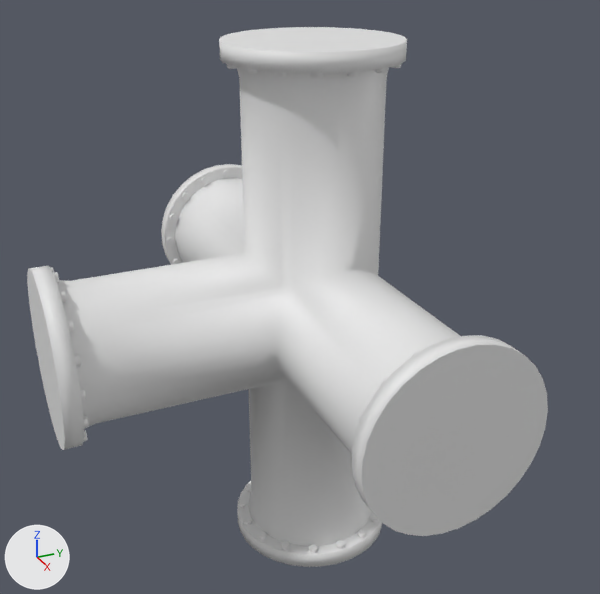
One commit to the OBJ model models/pipeworks_pipe_9.obj: the scene before it, then after it.
Rendered twice from a 50 mm camera at (1.315, -0.616, 0.685) aimed at (-0.017, -0.016, 0.019). Every picture has the same lights, and +X, +Y and +Z are marked at lower left. Where no turn or scale is listed for an object, it has been applied to the vertices.

Objects in the first picture: 'Pipe_Cylinder.002'.
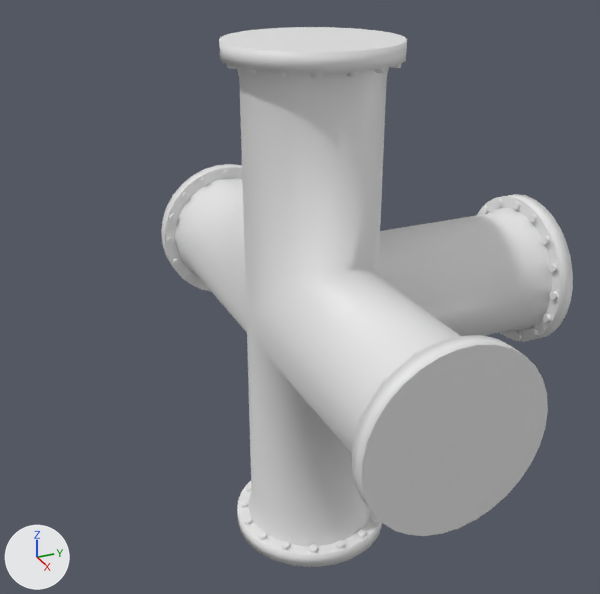
Boxes [x1, y1, x2, y2] around the edits, measured in the pictures (600 x 594 px; the box of a moved part takes in the faces that stretch with it):
'Pipe_Cylinder.002', reshaped (21% narrower): before [27, 27, 548, 567]; after [161, 27, 573, 567]
part 1 of me_pipe_cylinder_002, moved or reshaped: before [27, 265, 84, 450]; after [477, 194, 573, 342]
part 2 of me_pipe_cylinder_002, deleted: before [51, 267, 88, 441]
part 3 of me_pipe_cylinder_002, built on: before [365, 78, 387, 507]; after [365, 78, 558, 507]
part 4 of me_pipe_cylinder_002, cut back: before [57, 78, 390, 530]; after [182, 78, 390, 530]

The edits, one by one:
me_pipe_cylinder_002 is used by ob_pipe_cylinder_002; location (0.0, 0.0, 0.0).
me_pipe_cylinder_002 had 1684 vertices, 1049 faces and spanned x -0.5..0.5, y -0.5..0.156, z -0.5..0.5.
me_pipe_cylinder_002 now has 1684 vertices, 1049 faces and spans x -0.5..0.5, y -0.156..0.5, z -0.5..0.5.
me_pipe_cylinder_002 part 1: the loose piece of 64 vertices spanning x -0.156..0.156, y -0.5..-0.469, z -0.156..0.156 is moved by (0.0, 0.969, 0.0).
me_pipe_cylinder_002 part 2: 16 loose pieces with 192 vertices, spanning x -0.152..0.152, y -0.469..-0.461, z -0.152..0.152, are deleted.
me_pipe_cylinder_002 part 3: 16 vertices removed from x -0.08..0.08, y 0.097..0.125, z -0.08..0.08; 292 vertices added at x -0.152..0.152, y 0.088..0.469, z -0.152..0.152.
me_pipe_cylinder_002 part 4: 100 vertices removed from x -0.132..0.132, y -0.469..-0.088, z -0.132..0.132; 16 vertices added at x -0.08..0.08, y -0.125..-0.097, z -0.08..0.08.
